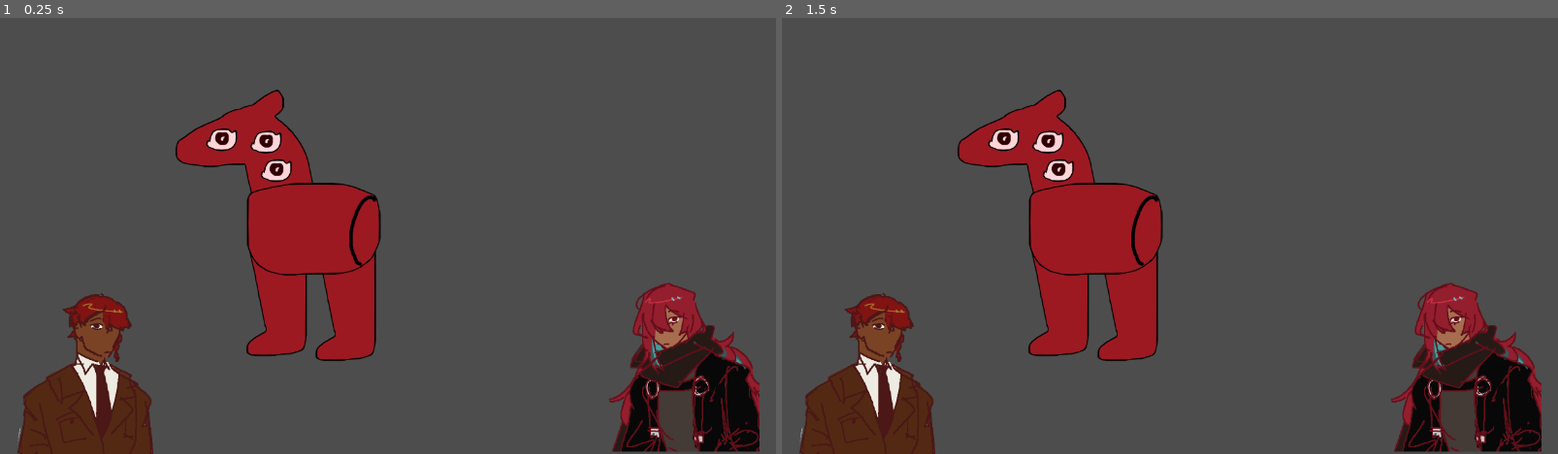
Above: before the commit, frames 1-2 (left to right).
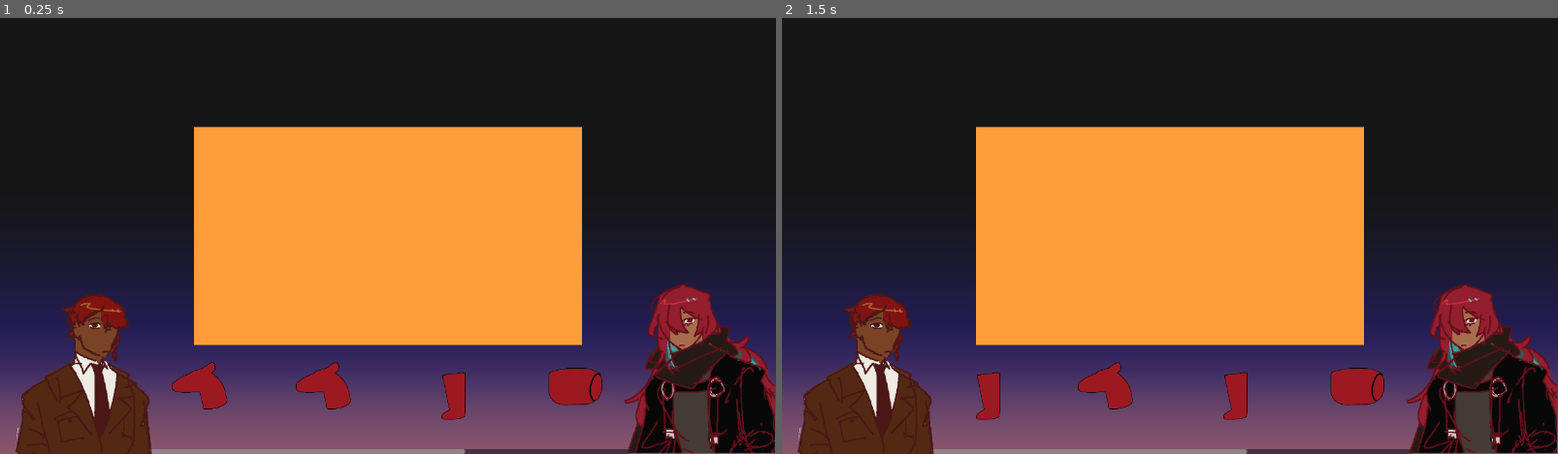
Above: after the commit, the same moments.

Repository: preser00/unbutchershop
Game: Godot game, scene res://test_scene.tscn
The game is run twice, just before and just after one commit, with the same random seed, the same clock (stepped at 60 frames per second) and the same inputs.
Inputs (mouse positions are in pixels of both pictures, inside the frame that each line leads up to):
- Up to frame 1 (0.25 s): no input
- Up to frame 2 (1.5 s): click (991, 392) at 0.52 s; click (991, 392) at 1.27 s

The runs differ from the first frame. In frame 1, 95% of the frame differs, in the area x 0-100%, y 0-100%; in frame 2, 95%.

Commit message:
setting up scene with control nodes & canvaslayers

Diff:
--- a/test_scene.tscn
+++ b/test_scene.tscn
@@ -7,59 +7,174 @@
 [ext_resource type="Texture2D" uid="uid://ccnlx00w6e65a" path="res://assets/temp assets/test meats/access1.png" id="5_ynm26"]
 [ext_resource type="Texture2D" uid="uid://bibvfohmwxkxh" path="res://assets/temp assets/seth_default.png" id="6_ng2sf"]
 [ext_resource type="Texture2D" uid="uid://ckkbc0p3lv5sx" path="res://assets/temp assets/soleil_default.png" id="7_65lfo"]
+[ext_resource type="Texture2D" uid="uid://c0my5v0xibqas" path="res://assets/temp assets/test meats/meat4.png" id="7_ox1vm"]
+[ext_resource type="Texture2D" uid="uid://jv6lg18waeq0" path="res://assets/temp assets/1280x720bg.png" id="9_nwdyp"]
+[ext_resource type="Texture2D" uid="uid://psqrlqny4ycm" path="res://assets/temp assets/640x360.png" id="9_yeq4o"]
 
 [node name="TestScene" type="Node2D"]
 
 [node name="MouseCursor" parent="." instance=ExtResource("1_20vts")]
 
-[node name="Meat1" type="Sprite2D" parent="."]
+[node name="MeatHorse" type="CanvasLayer" parent="."]
+visible = false
+
+[node name="Meat1" type="Sprite2D" parent="MeatHorse"]
 position = Vector2(430, 248)
 texture = ExtResource("2_cp8j0")
 
-[node name="Meat3" type="Sprite2D" parent="."]
+[node name="Meat3" type="Sprite2D" parent="MeatHorse"]
 z_index = 1
 position = Vector2(525, 377)
 texture = ExtResource("3_msto8")
 
-[node name="Meat2" type="Sprite2D" parent="."]
+[node name="Meat2" type="Sprite2D" parent="MeatHorse"]
 position = Vector2(456, 450)
 texture = ExtResource("4_r3ocl")
 
-[node name="Access1" type="Sprite2D" parent="."]
+[node name="Access1" type="Sprite2D" parent="MeatHorse"]
 position = Vector2(442, 221)
 texture = ExtResource("5_ynm26")
 
-[node name="Meat4" type="Sprite2D" parent="."]
+[node name="Meat4" type="Sprite2D" parent="MeatHorse"]
 position = Vector2(570, 458)
 texture = ExtResource("4_r3ocl")
 
-[node name="Access2" type="Sprite2D" parent="."]
+[node name="Access2" type="Sprite2D" parent="MeatHorse"]
 position = Vector2(459, 268)
 texture = ExtResource("5_ynm26")
 
-[node name="Access3" type="Sprite2D" parent="."]
+[node name="Access3" type="Sprite2D" parent="MeatHorse"]
 position = Vector2(369, 217)
 texture = ExtResource("5_ynm26")
 
-[node name="SethDefault" type="Sprite2D" parent="."]
-position = Vector2(141, 573)
+[node name="Sprites" type="CanvasLayer" parent="."]
+layer = 2
+
+[node name="Control2" type="Control" parent="Sprites"]
+layout_mode = 3
+anchors_preset = 2
+anchor_top = 1.0
+anchor_bottom = 1.0
+offset_top = -40.0
+offset_right = 40.0
+grow_vertical = 0
+
+[node name="Node2D" type="Node2D" parent="Sprites/Control2"]
+position = Vector2(138, -108)
+
+[node name="SethDefault" type="Sprite2D" parent="Sprites/Control2/Node2D"]
 scale = Vector2(0.5, 0.5)
 texture = ExtResource("6_ng2sf")
 
-[node name="SoleilDefault" type="Sprite2D" parent="."]
-position = Vector2(1128, 566)
+[node name="Control3" type="Control" parent="Sprites"]
+layout_mode = 3
+anchors_preset = 3
+anchor_left = 1.0
+anchor_top = 1.0
+anchor_right = 1.0
+anchor_bottom = 1.0
+offset_left = -40.0
+offset_top = -40.0
+grow_horizontal = 0
+grow_vertical = 0
+
+[node name="Node2D" type="Node2D" parent="Sprites/Control3"]
+position = Vector2(-87, -112)
+
+[node name="SoleilDefault" type="Sprite2D" parent="Sprites/Control3/Node2D"]
 scale = Vector2(0.5, 0.5)
 texture = ExtResource("7_65lfo")
 
-[node name="ScrollContainer" type="ScrollContainer" parent="."]
+[node name="MeatMenu" type="CanvasLayer" parent="."]
+
+[node name="Control" type="Control" parent="MeatMenu"]
+layout_mode = 3
 anchors_preset = 7
 anchor_left = 0.5
 anchor_top = 1.0
 anchor_right = 0.5
 anchor_bottom = 1.0
-offset_left = 618.0
-offset_top = 681.0
-offset_right = 658.0
-offset_bottom = 721.0
+offset_left = -20.0
+offset_top = -40.0
+offset_right = 20.0
 grow_horizontal = 2
 grow_vertical = 0
+
+[node name="ScrollContainer" type="ScrollContainer" parent="MeatMenu/Control"]
+layout_mode = 1
+anchors_preset = 7
+anchor_left = 0.5
+anchor_top = 1.0
+anchor_right = 0.5
+anchor_bottom = 1.0
+offset_left = -400.0
+offset_top = -200.0
+offset_right = 400.0
+grow_horizontal = 2
+grow_vertical = 0
+
+[node name="HBoxContainer" type="HBoxContainer" parent="MeatMenu/Control/ScrollContainer"]
+custom_minimum_size = Vector2(800, 200)
+layout_mode = 2
+
+[node name="TextureButton" type="TextureButton" parent="MeatMenu/Control/ScrollContainer/HBoxContainer"]
+custom_minimum_size = Vector2(200, 0)
+layout_mode = 2
+texture_normal = ExtResource("2_cp8j0")
+texture_pressed = ExtResource("5_ynm26")
+texture_hover = ExtResource("4_r3ocl")
+ignore_texture_size = true
+stretch_mode = 0
+
+[node name="TextureRect" type="TextureRect" parent="MeatMenu/Control/ScrollContainer/HBoxContainer"]
+layout_mode = 2
+texture = ExtResource("2_cp8j0")
+expand_mode = 2
+
+[node name="TextureRect2" type="TextureRect" parent="MeatMenu/Control/ScrollContainer/HBoxContainer"]
+layout_mode = 2
+texture = ExtResource("4_r3ocl")
+expand_mode = 2
+
+[node name="TextureRect3" type="TextureRect" parent="MeatMenu/Control/ScrollContainer/HBoxContainer"]
+layout_mode = 2
+texture = ExtResource("3_msto8")
+expand_mode = 2
+
+[node name="TextureRect4" type="TextureRect" parent="MeatMenu/Control/ScrollContainer/HBoxContainer"]
+layout_mode = 2
+texture = ExtResource("7_ox1vm")
+expand_mode = 2
+
+[node name="TextureRect5" type="TextureRect" parent="MeatMenu/Control/ScrollContainer/HBoxContainer"]
+layout_mode = 2
+texture = ExtResource("5_ynm26")
+expand_mode = 2
+
+[node name="MeatBoard" type="CanvasLayer" parent="."]
+
+[node name="TextureRect" type="TextureRect" parent="MeatBoard"]
+anchors_preset = 8
+anchor_left = 0.5
+anchor_top = 0.5
+anchor_right = 0.5
+anchor_bottom = 0.5
+offset_left = -320.0
+offset_top = -180.0
+offset_right = 320.0
+offset_bottom = 180.0
+grow_horizontal = 2
+grow_vertical = 2
+texture = ExtResource("9_yeq4o")
+
+[node name="Background" type="CanvasLayer" parent="."]
+layer = -1
+
+[node name="TextureRect" type="TextureRect" parent="Background"]
+anchors_preset = 15
+anchor_right = 1.0
+anchor_bottom = 1.0
+grow_horizontal = 2
+grow_vertical = 2
+texture = ExtResource("9_nwdyp")
+metadata/_edit_lock_ = true
Binary file added: assets/temp assets/1280x720bg.png
Not shown, added: assets/temp assets/1280x720bg.png.import
Binary file added: assets/temp assets/640x360.png
Not shown, added: assets/temp assets/640x360.png.import
Not shown: 1 places in test_scene.tscn that only renumber resources
